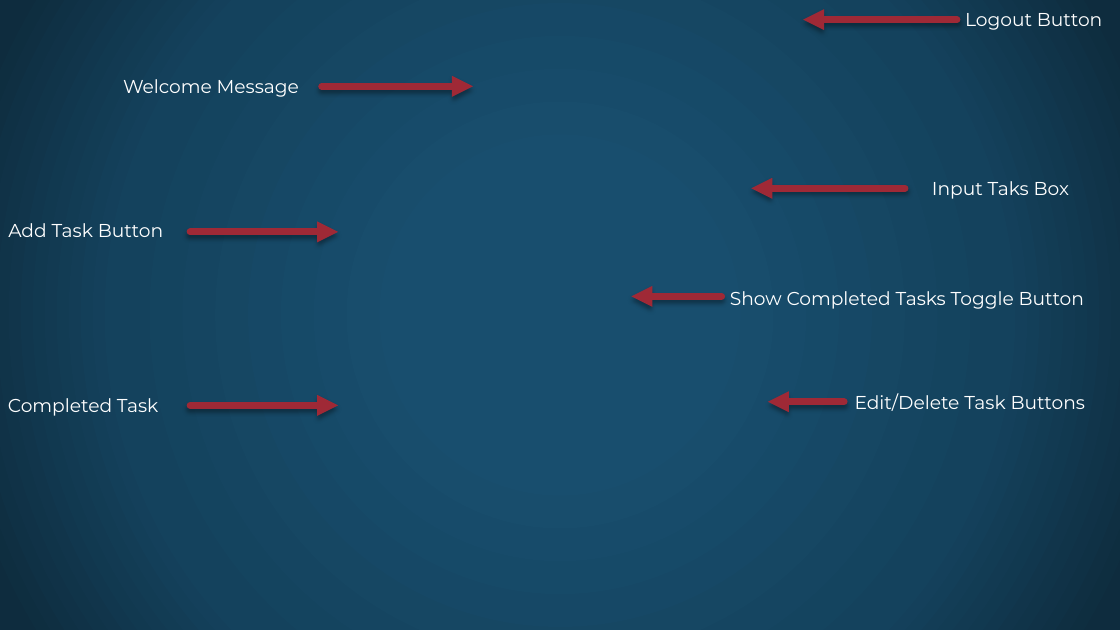
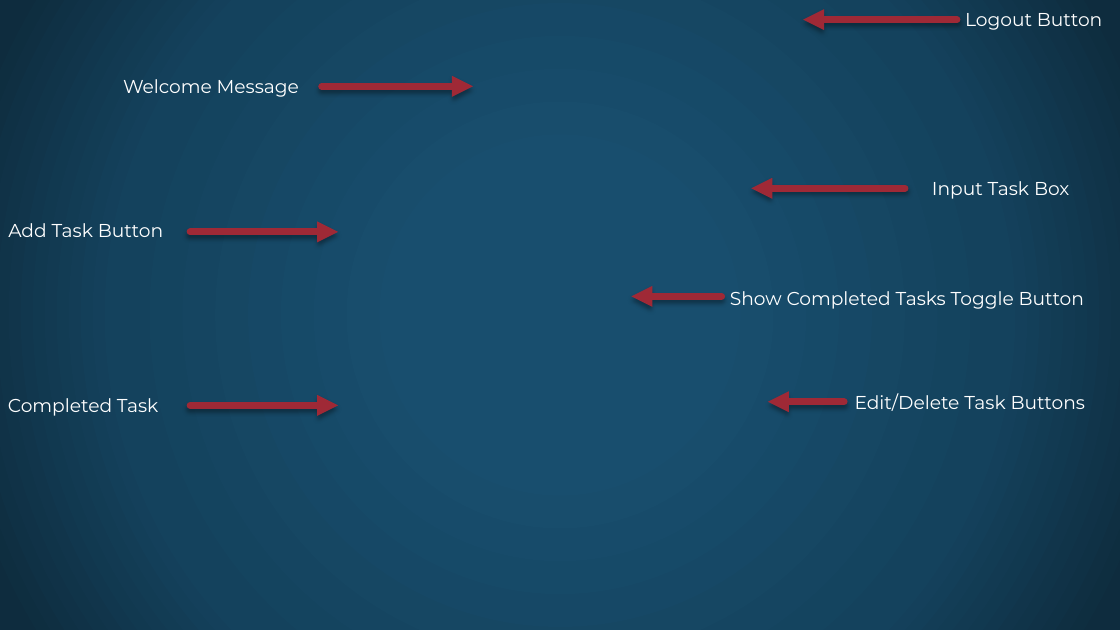
Before and after one commit to Aryabod/ToDo---DLBCSPJWD01, a slide deck: slide 7 of DocsPhase1_2_3/Nikpour-Aryabod_92130892_DLBCSPJWD01_P3_S.pptx. Drawn at 1120x630 pixels with LibreOffice and Linux fonts; fonts in the diff are those of the drawing; background and template pictures are left out. Boxes give left, top, right and bottom in pixels: in the first picture for what was removed or moved away, otherwise in the second. Text is boxed around its words. In the diff, an @@ line names an element or a change of style, - is before the commit and + after.

Commit message:
Updated PPTX Presentation files

```diff
--- a/DocsPhase1_2_3/Nikpour-Aryabod_92130892_DLBCSPJWD01_P3_S.pptx
+++ b/DocsPhase1_2_3/Nikpour-Aryabod_92130892_DLBCSPJWD01_P3_S.pptx
@@ text at (932,181,1069,199): text changed @@
-Input Taks Box
+Input Task Box
```
Also in this commit, not shown: 1 slide removed, 1 other file.
